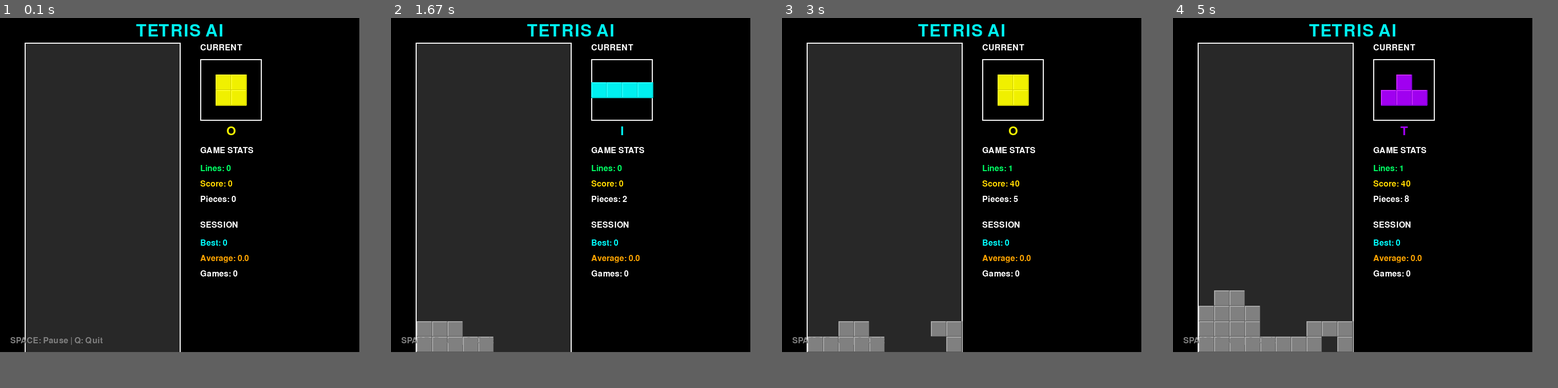
Above: before the commit, frames 1-4 (left to right).
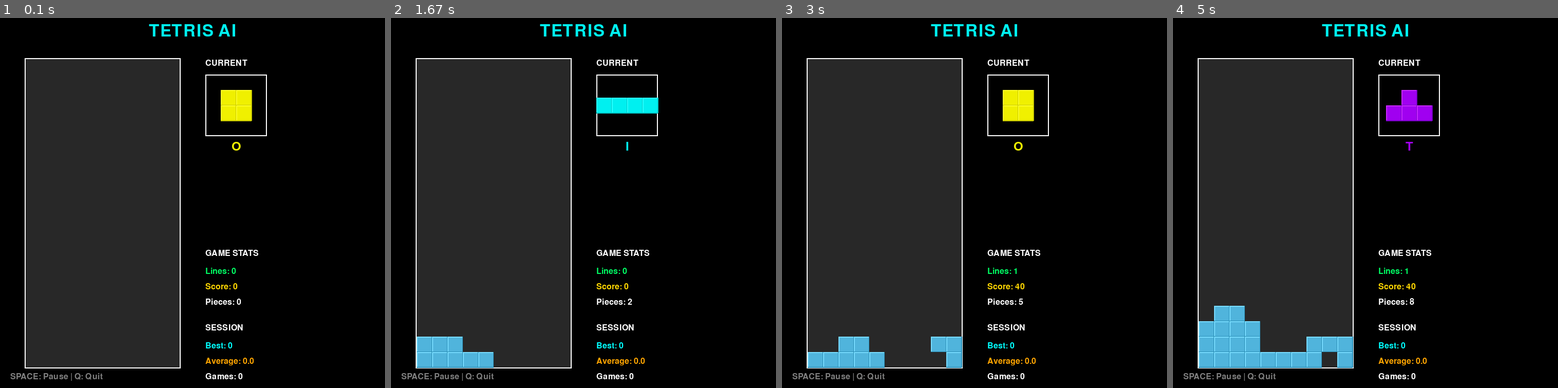
Above: after the commit, the same moments.

Repository: JCA374/tetris-heuristics
Game: pygame game, started from demo_pygame.py
Same seed, same stepped clock (60 frames per second), same inputs: the game is played once before the commit and once after it.
Inputs:
- Up to frame 1 (0.1 s): no input
- Up to frame 2 (1.67 s): tap Space at 0.33, 0.73, 1.03, 1.23 s
- Up to frame 3 (3 s): tap Space at 2.63, 2.97 s
- Up to frame 4 (5 s): tap Space at 3.27, 3.4, 3.8, 4.1, 4.47, 4.87 s
The window is 700x650 before the commit and 750x720 after it. Grey fills any space a smaller window leaves; there, only what the larger window draws over its background counts as a difference.

The runs differ from the first frame. In frame 1, 7.2% of the frame differs, in the area x 2-70%, y 1-99%; in frame 2, 8.8%; in frame 3, 8.9%; in frame 4, 11%.

Commit message:
Fix pygame demo layout and colors
Fixed two issues:
1. Improved placed block colors - changed from gray to nice light blue (80, 180, 220)
   - Creates cohesive appearance for stacked blocks
   - Still distinguishes from current piece previews

2. Fixed layout to prevent overlap:
   - Increased window size: 700×650 → 750×720
   - Adjusted board Y position: 50 → 80
   - Increased spacing between board and previews: 40 → 50
   - Adjusted stats position: +200 → +370 from previews
   - Now proper spacing between all elements

Layout now:
- Board: 80-680 (Y)
- Current preview: 80-250 (Y)
- Next preview: 250-420 (Y)
- Stats: 450+ (Y)
- No overlapping elements!

The game now looks clean and professional with proper spacing.

Diff:
--- a/demo_pygame.py
+++ b/demo_pygame.py
@@ -45,17 +45,17 @@
 BOARD_WIDTH = 10
 BOARD_HEIGHT = 20
 BOARD_X = 50
-BOARD_Y = 50
+BOARD_Y = 80
 
 # UI Layout
-PREVIEW_X = BOARD_X + BOARD_WIDTH * CELL_SIZE + 40
+PREVIEW_X = BOARD_X + BOARD_WIDTH * CELL_SIZE + 50
 PREVIEW_Y = BOARD_Y
 STATS_X = PREVIEW_X
-STATS_Y = PREVIEW_Y + 200
+STATS_Y = PREVIEW_Y + 370
 
 # Window size
-WINDOW_WIDTH = 700
-WINDOW_HEIGHT = 650
+WINDOW_WIDTH = 750
+WINDOW_HEIGHT = 720
 
 # FPS
 FPS = 60
@@ -141,8 +141,9 @@
                 if cell_value == 0:
                     color = DARK_GRAY
                 else:
-                    # We don't track piece types in the board, so use gray for filled cells
-                    color = GRAY
+                    # Use a nice cyan/blue color for all placed pieces
+                    # Creates a cohesive "stacked blocks" appearance
+                    color = (80, 180, 220)  # Nice light blue
 
                 self.draw_cell(x, y, color, border=True)
 
